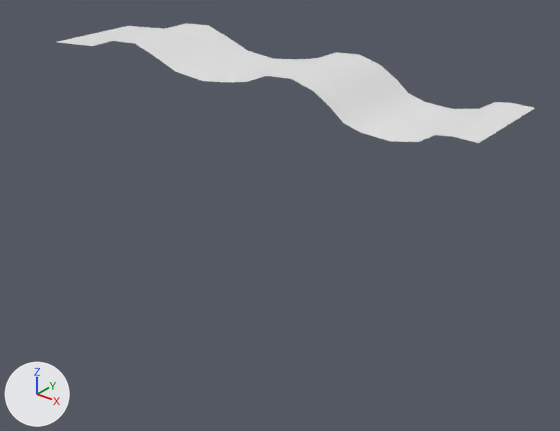
The FBX model Game/Assets/Level/Models/Terrain_03_hills.FBX, before and after one commit.
Both versions are drawn from a camera (50 mm lens) standing at (84.0, -212.0, 76.0) and looking at (-92.0, 8.0, -61.0). The lights are fixed; the arrows at lower left show +X, +Y and +Z. Where no turn or scale is listed for an object, it has been applied to the vertices.

Names of what the first picture shows: 'Terrain_03'.
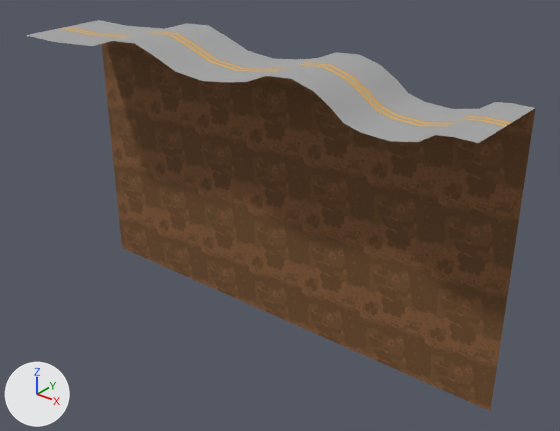
Boxes [x1, y1, x2, y2] around the edits, measured in the pictures (560 x 431 px):
'Terrain_03_ground', added (brown): after [102, 41, 535, 411]
'Terrain_03', reshaped (6% wider): before [57, 23, 535, 143]; after [26, 20, 535, 143]
part 1 of me_mesh, added: after [26, 20, 126, 42]
part 2 of me_mesh, recoloured (white to grey): [57, 23, 535, 143] in both

The change in detail:
Picture 'Asphalt_diff.png' (img_asphalt_diff_png) is new.
Picture 'Dirt_diff.png' (img_dirt_diff_png) is new.
Material '01 - Default' (mat_01___default) is new.
Its texture is img_asphalt_diff_png.
Its roughness is 0.859.
Material '02 - Default' (mat_02___default) is new.
Its texture is img_dirt_diff_png.
Its roughness is 0.859.
me_mesh is used by ob_terrain_03; location (0.0, 0.0, 0.0).
Verts and faces of me_mesh; kept vertices keep their numbers, new ones are numbered from 42.
Before the commit, vertices of me_mesh: 34 (-190.0, 20.0, 0.0) at pixel (128, 25), 35 (-190.0, -20.0, 0.0).
me_mesh had 42 vertices, 40 faces and spanned x -190.0..0.0, y -20.0..20.0, z -6.0..7.0.
me_mesh now has 46 vertices, 44 faces and spans x -210.0..0.0, y -20.0..20.0, z -6.0..7.0.
Part 1, on me_mesh:
New vertex 42 is at (-200.0, 20.0, 0.0), pixel (113, 22).
New vertex 43 is at (-200.0, -20.0, 0.0), pixel (39, 38).
New vertex 44 is at (-210.0, 20.0, 0.0), pixel (99, 19).
New vertex 45 is at (-210.0, -20.0, 0.0), pixel (25, 35).
New faces: (34, 42, 35), (35, 42, 43), (42, 44, 43), (43, 44, 45).
me_mesh part 2: 40 faces spanning x -190.0..0.0, y -20.0..20.0, z -6.0..7.0 switch from no material to mat_01___default (picture img_asphalt_diff_png).
Mesh me_mesh_001 is new.
It has 46 vertices, 22 faces and spans x -210.0..0.0, y 20.0, z -120.0..7.0.
It uses material mat_02___default (picture img_dirt_diff_png).
Object 'Terrain_03_ground' (ob_terrain_03_ground) is new; it shows me_mesh_001.
Its location is (0.0, 0.0, 0.0).
